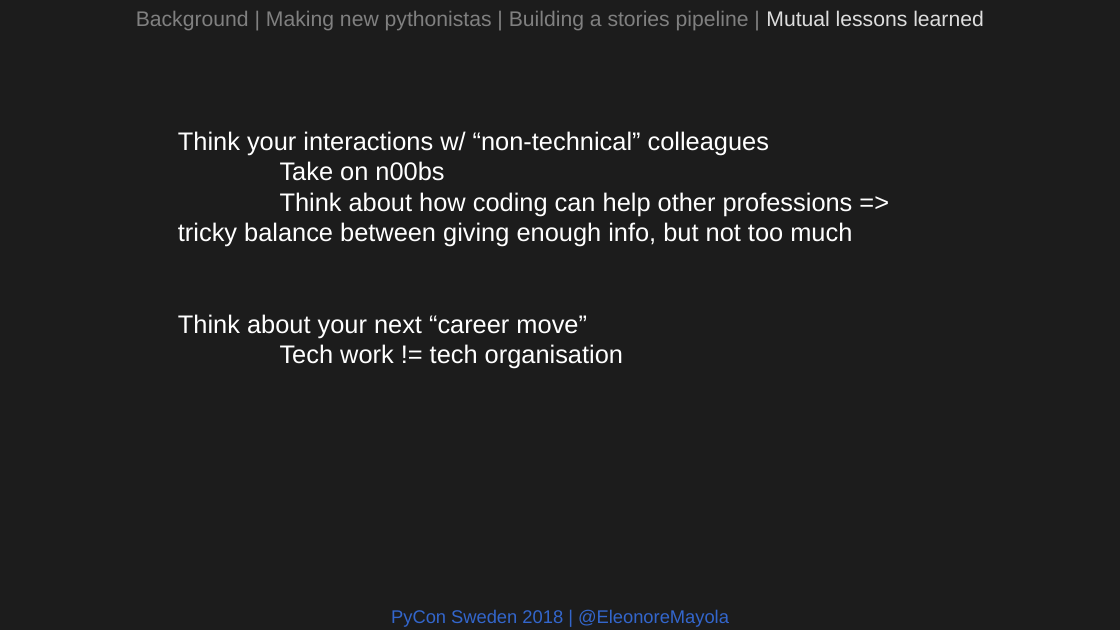
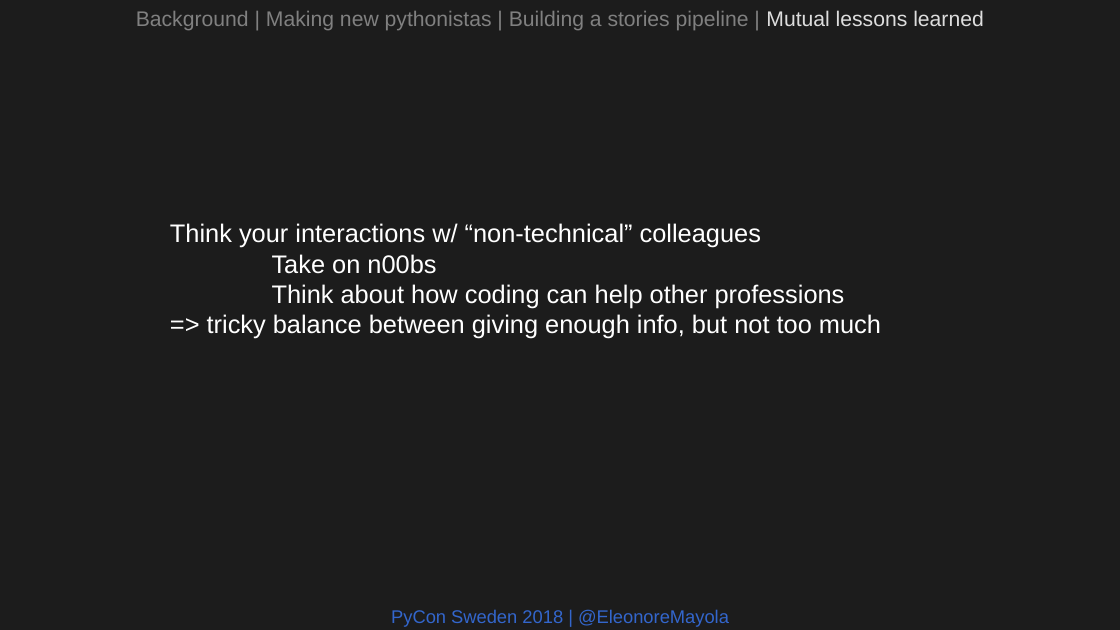
Before and after one commit to Eleonore9/-pyconse18, a slide deck: slide 23 of pyconse2018.odp. Drawn at 1120x630 pixels with LibreOffice and Linux fonts; fonts in the diff are those of the drawing. Boxes give left, top, right and bottom in pixels: in the first picture for what was removed or moved away, otherwise in the second. Text is boxed around its words. In the diff, an @@ line names an element or a change of style, - is before the commit and + after.

```diff
--- a/pyconse2018.odp
+++ b/pyconse2018.odp
@@ text "Think your interactions w/ “non-technical” ...": place and size @@
-text "Think your interactions w/ “non-technical” ..." at [178, 131, 853, 369]
+text "Think your interactions w/ “non-technical” ..." at [170, 223, 881, 339]
@@ text at [207, 284, 881, 339]: text changed @@
-Think about how coding can help other professions => tricky balance between giving enough info, but not too much
-Think about your next “career move”
-Tech work != tech organisation
+Think about how coding can help other professions
+=> tricky balance between giving enough info, but not too much
```
Also in this commit, not shown: 7 other slides changed, 1 slide added.
